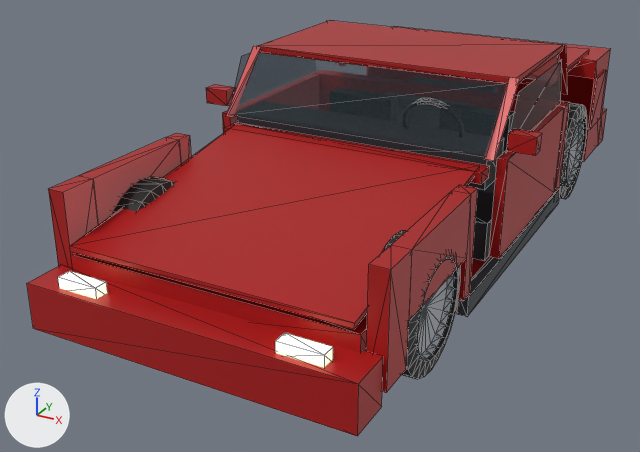
Before and after pictures for a commit that changed the glTF model data/cars/apex_v8/apex_v8.glb.
Camera for both pictures: a 50 mm lens placed at (2.26, -5.03, 2.44), pointed at (-0.3, -0.38, 0.12). The axes (+X, +Y, +Z) are drawn at lower left. The lights are the same throughout. The older version comes first. Mesh edges are drawn as thin lines. Where no turn or scale is listed for an object, it has been applied to the vertices. Vertices at exactly the same position are counted once.

The scene before the commit, as lines of its bpy script (objects in view):
```python
ob_body_shell = bpy.data.objects.new('body_shell', me_body_shell)
ob_body_shell.location = (0.0, 0.0, 0.0)
ob_panel_bonnet = bpy.data.objects.new('panel_bonnet', me_panel_bonnet)
ob_panel_bonnet.location = (0.0, -0.55, 0.78)
ob_panel_door_left = bpy.data.objects.new('panel_door_left', me_panel_door_left)
ob_panel_door_left.location = (0.955, -0.5, 0.52)
ob_panel_fender_fl = bpy.data.objects.new('panel_fender_FL', me_panel_fender_fl)
ob_panel_fender_fl.location = (0.865, -1.55, 0.82)
ob_panel_fender_fr = bpy.data.objects.new('panel_fender_FR', me_panel_fender_fr)
ob_panel_fender_fr.location = (-0.865, -1.55, 0.82)
# me_panel_fender_fl
# before: 8 (0.08, 0.467, -0.352) at pixel (466, 258), 10 (0.08, -0.267, -0.352) at pixel (408, 321), 11 (-0.02, -0.267, -0.352), 13 (-0.02, 0.467, -0.352)
# me_panel_fender_fr
# before: 8 (-0.08, 0.467, -0.352), 10 (-0.08, -0.267, -0.352), 11 (0.02, -0.267, -0.352), 13 (0.02, 0.467, -0.352)
# also in view: 'wheel_RL' at (0.81, 1.22, 0.35); 'wheel_FR' at (-0.81, -1.45, 0.35); 'glass_side_left' at (0.92, 0.12, 1.0); 'glass_windscreen' at (0.0, -0.39, 1.0); 'wheel_FL' at (0.81, -1.45, 0.35)
```
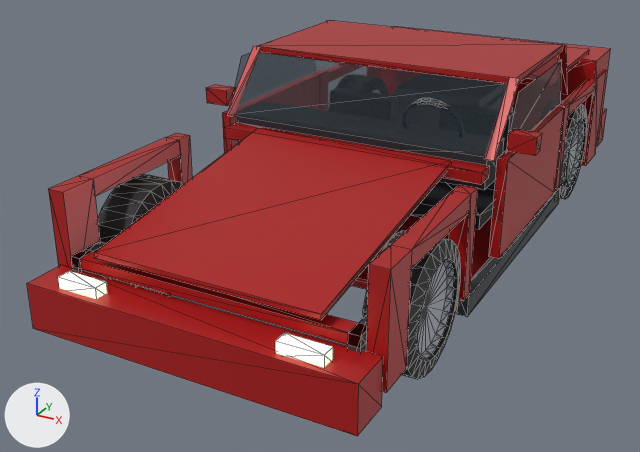
The change, as a diff of the scene's bpy script:
```diff
--- a/data/cars/apex_v8/apex_v8.glb.py
+++ b/data/cars/apex_v8/apex_v8.glb.py
@@ me_panel_bonnet @@
 # used by ob_panel_bonnet; location = (0.0, -0.55, 0.78)
-me_panel_bonnet.from_pydata(...)  # 10 vertices, 16 faces; spans x -0.81..0.81, y -1.52..0.0, z -0.26..0.0
+me_panel_bonnet.from_pydata(...)  # 10 vertices, 16 faces; spans x -0.64..0.64, y -1.52..0.0, z -0.26..0.0
+# me_panel_bonnet part 1: the whole mesh is scaled about its middle by (0.798, 1, 1)
 me_panel_bonnet.materials.append(mat_paint)
@@ me_panel_fender_fl @@
 me_panel_fender_fl.from_pydata(...)  # 20 vertices, 36 faces; spans x -0.02..0.08, y -0.485..0.567, z -0.6..0.0
 # used by ob_panel_fender_fl; location = (0.865, -1.55, 0.82)
+# me_panel_fender_fl part 2
+for i in [8, 10, 11, 13]: me_panel_fender_fl.vertices[i].co += Vector((0.0, 0.0, 0.256))
 me_panel_fender_fl.materials.append(mat_paint)
@@ me_panel_fender_fr @@
 me_panel_fender_fr.from_pydata(...)  # 20 vertices, 36 faces; spans x -0.08..0.02, y -0.485..0.567, z -0.6..0.0
 # used by ob_panel_fender_fr; location = (-0.865, -1.55, 0.82)
+# me_panel_fender_fr part 3
+for i in [8, 10, 11, 13]: me_panel_fender_fr.vertices[i].co += Vector((0.0, 0.0, 0.256))
 me_panel_fender_fr.materials.append(mat_paint)
@@ me_body_shell @@
 # used by ob_body_shell; location = (0.0, 0.0, 0.0)
-me_body_shell.from_pydata(...)  # 80 vertices, 104 faces; spans x -0.94..0.94, y -2.06..2.1, z 0.1..1.2
+me_body_shell.from_pydata(...)  # 126 vertices, 188 faces; spans x -0.94..0.94, y -2.06..2.1, z 0.1..1.2
+# me_body_shell part 4: the loose piece of 8 vertices spanning x -0.85..0.85, y -0.45..0.65, z 0.16..0.4 is deleted
+# me_body_shell part 5: 1 vertex moved from x -0.94, y 1.62, z 0.41 to x -0.94, y 1.62, z 0.72; 3 vertices removed from x -0.94..0.94, y 1.62..1.93, z 0.41; 31 vertices added at x -0.94..0.94, y 0.7..1.93, z 0.12..0.82
+# me_body_shell part 6: 4 vertices removed from x -0.82..0.82, y -2.06..-1.85, z 0.49; 22 vertices added at x -0.82..0.82, y -2.06..-1.85, z 0.25..0.48
+# other edits to the shape of me_body_shell do not show in these pictures
 me_body_shell.materials.append(mat_paint)
```

Where the change shows, as pixel boxes (x1, y1, x2, y2) in the pictures (640 x 452 px; the box of a moved part takes in the faces that stretch with it):
'panel_bonnet', rescaled (13% narrower, 6% shorter)
    before: (70, 124, 480, 329)
    after: (94, 128, 452, 320)
'panel_fender_FR', reshaped
    before: (48, 133, 191, 268)
    after: (48, 133, 192, 268)
part 2 of me_panel_fender_fl, moved or reshaped
    before: (409, 195, 471, 320)
    after: (411, 195, 471, 269)
part 3 of me_panel_fender_fr, moved or reshaped
    before: (93, 140, 181, 225)
    after: (93, 140, 181, 196)
part 4 of me_body_shell, deleted
    before: (472, 180, 495, 261)
part 5 of me_body_shell, built on
    before: (516, 71, 606, 129)
    after: (555, 70, 606, 189)
part 6 of me_body_shell, cut back
    before: (71, 253, 367, 352)
    after: (71, 242, 367, 352)
'wheel_FR', unchanged, uncovered by the edit
    before: (112, 177, 176, 215)
    after: (98, 175, 184, 296)
'seat_driver', unchanged, uncovered by the edit
    before: (502, 112, 514, 153)
    after: (410, 112, 514, 230)
